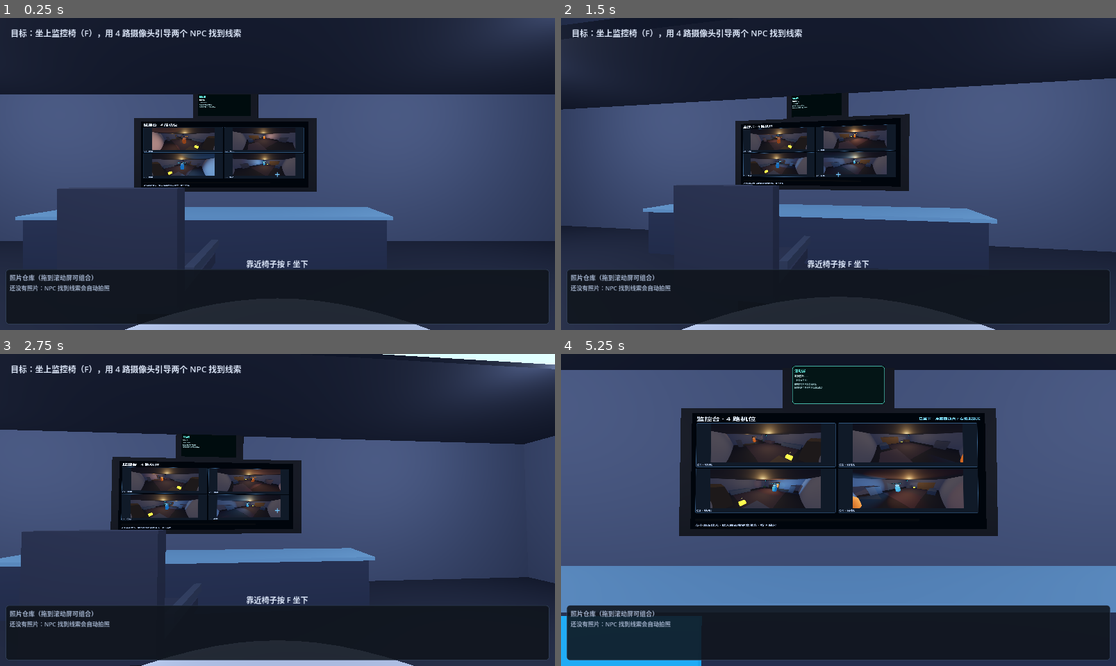
Above: before the commit, frames 1-4 (two rows, left to right).
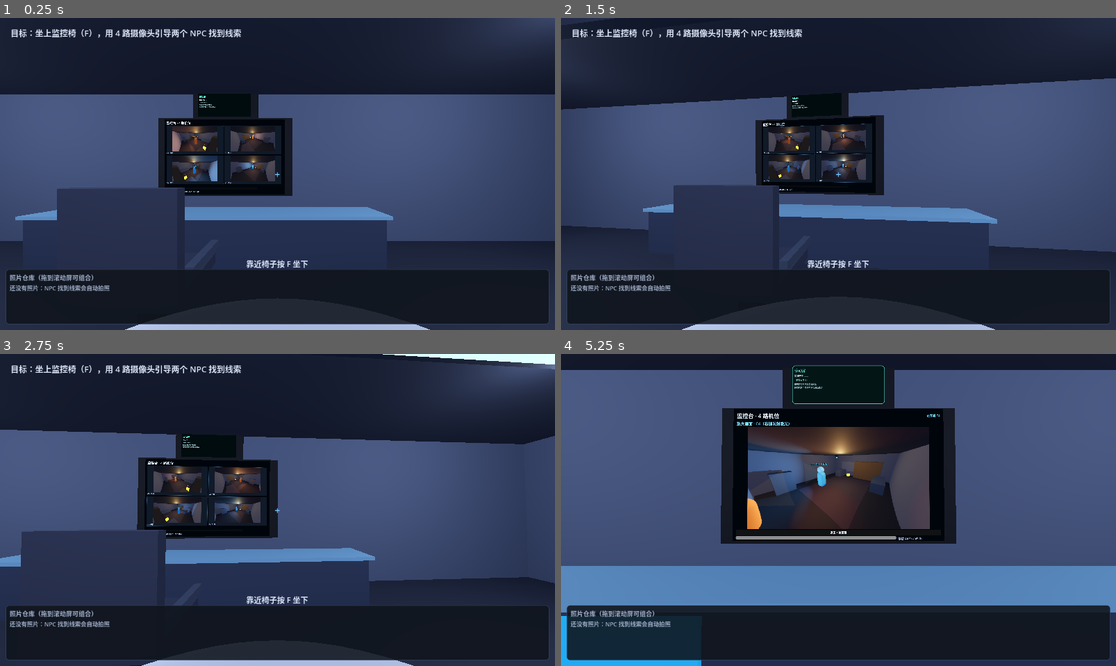
Above: after the commit, the same moments.

Repository: RequieMa/dual-faced-world
Game: Godot game, scene res://scenes/main.tscn
The game is run twice, just before and just after one commit, with the same random seed, the same clock (stepped at 60 frames per second) and the same inputs.
Inputs (mouse positions are in pixels of both pictures, inside the frame that each line leads up to):
- Up to frame 1 (0.25 s): no input
- Up to frame 2 (1.5 s): tap Enter at 0.5 s; move the mouse to (866, 174) at 0.52 s; hold Up from 0.53 s (still down); tap 1 at 0.6 s; click (866, 174) at 0.67 s; tap Space at 0.77 s; move the mouse to (810, 174) at 1.27 s; tap 2 at 1.35 s
- Up to frame 3 (2.75 s): keep holding Up; tap Space at 1.52, 2 s; move the mouse to (288, 503) at 2.02 s; tap 3 at 2.1 s
- Up to frame 4 (5.25 s): tap Enter at 2.75 s; move the mouse to (832, 516) at 2.77 s; tap 4 at 2.85 s; click (832, 516) at 2.92 s; tap Space at 3.02, 3.5, 3.77, 4.52 s; move the mouse to (877, 513) at 3.52 s; tap 0 at 3.6 s; move the mouse to (794, 506) at 4.27 s; tap F at 4.35 s; move the mouse to (866, 510) at 5.02 s; release Up at 5.03 s; hold Down from 5.03 s (still down); tap G at 5.1 s; click (866, 510) at 5.17 s

The runs differ from the first frame. In frame 1, 4.8% of the frame differs, in the area x 24-58%, y 24-58%; in frame 2, 4.4%; in frame 3, 5.2%; in frame 4, 18%, in the area x 21-79%, y 3-61%.

Commit message:
fix: 修正控制室滚动屏 FOV、屏幕比例与线索遮挡

Diff:
--- a/scripts/room_demo/npc_actor.gd
+++ b/scripts/room_demo/npc_actor.gd
@@ -361,7 +361,7 @@
 	if hit.is_empty():
 		return true
 	# 命中点明显在目标之前 = 被挡住；贴脸的端点/地面不算遮挡。
-	return origin.distance_to(hit["position"]) >= distance - 0.05
+	return origin.distance_to(hit["position"]) >= distance - 0.02
 
 
 ## 大部分时间看正前方，间歇性左右/上下扫视，幅度不大。
@@ -447,8 +447,8 @@
 	_spotlight.spot_angle_attenuation = 1.0
 	_spotlight.shadow_enabled = true
 	_spotlight.shadow_bias = 0.02
-	# 从身体前方发光，避免被 NPC 自己的胶囊挡住。
-	_spotlight.position = Vector3(0, 0, -0.45)
+	# 保持在眼位；依靠 body/head/avatar 关闭投影避免自遮挡，避免灯跑进墙里。
+	_spotlight.position = Vector3.ZERO
 	_vision_pivot.add_child(_spotlight)
 
 	# 只画很短的一段锥体做方向提示，避免遮住监控画面；真实遮挡靠 spotlight 阴影。
@@ -532,10 +532,19 @@
 	else:
 		_visual_root.add_child(avatar)
 	_avatar = avatar
+	_disable_shadow_casting(avatar)
 	if _body_mesh != null:
 		_body_mesh.visible = false
 	if _head_mesh != null:
 		_head_mesh.visible = false
+
+
+## avatar 的 GLB 网格也不投影，避免眼位 spotlight 被自身模型挡住。
+func _disable_shadow_casting(node: Node) -> void:
+	if node is MeshInstance3D:
+		(node as MeshInstance3D).cast_shadow = GeometryInstance3D.SHADOW_CASTING_SETTING_OFF
+	for child in node.get_children():
+		_disable_shadow_casting(child)
 
 
 func has_avatar() -> bool:
--- a/scripts/room_demo/room_demo.gd
+++ b/scripts/room_demo/room_demo.gd
@@ -36,10 +36,11 @@
 const SIGNAL_RANGE := 22.0
 
 ## 墙上的物理屏幕（内容来自 SubViewport，不是 2D 覆盖层）。
-const MONITOR_CENTER := Vector3(0, 2.0, -5.81)
-const MONITOR_SIZE := Vector2(3.8, 1.5)
+const MONITOR_CENTER := Vector3(0, 1.95, -5.81)
+# monitor_viewport 是 1280×800（1.6），QuadMesh 必须保持同样比例，避免画面横向拉伸。
+const MONITOR_SIZE := Vector2(2.72, 1.7)
 const SCROLL_CENTER := Vector3(0, 3.12, -5.81)
-const SCROLL_SIZE := Vector2(1.2, 0.5)
+const SCROLL_SIZE := Vector2(1.2, 0.506)
 
 ## 观察室净高 3m；摄像头贴墙装在接近天花板的墙角（y≈2.72），
 ## 俯视房间中心/地面，而不是平视。两台面对面，画面里能看到对面的机位模型。
@@ -528,7 +529,7 @@
 		max_point.x = maxf(max_point.x, screen_point.x)
 		max_point.y = maxf(max_point.y, screen_point.y)
 	var rect := Rect2(min_point, max_point - min_point)
-	if rect.size.x < 10.0 or rect.size.y < 10.0:
+	if rect.size.x < 4.0 or rect.size.y < 4.0:
 		ui.set_scroll_drop_visible(false)
 		return
 	ui.set_scroll_drop_rect(rect)
@@ -634,7 +635,7 @@
 	_add_box(_world, "PillarL", Vector3(0.5, h, 0.5), Vector3(-6.2, h * 0.5, -3.6), trim)
 	_add_box(_world, "PillarR", Vector3(0.5, h, 0.5), Vector3(6.2, h * 0.5, -3.6), trim)
 
-	_add_box(_world, "MonitorBacking", Vector3(4.2, 1.7, 0.08), Vector3(0, 2.0, -5.92),
+	_add_box(_world, "MonitorBacking", Vector3(3.1, 1.8, 0.08), Vector3(0, 1.95, -5.92),
 		Color(0.03, 0.04, 0.06), false)
 	# 滚动屏放到监控屏正上方，保证坐姿 16:9 / 4:3 / 方屏都能看见。
 	_add_box(_world, "ScrollBacking", Vector3(1.5, 0.56, 0.08), Vector3(0, 3.12, -5.92),
--- a/scripts/room_demo/scroll_screen_ui.gd
+++ b/scripts/room_demo/scroll_screen_ui.gd
@@ -11,7 +11,7 @@
 
 
 func setup() -> void:
-	size = Vector2(640, 400)
+	size = Vector2(640, 270)
 	var bg := ColorRect.new()
 	bg.set_anchors_and_offsets_preset(Control.PRESET_FULL_RECT)
 	bg.color = Color(0.02, 0.06, 0.065, 1.0)
--- a/tests/test_room_npc_behavior.gd
+++ b/tests/test_room_npc_behavior.gd
@@ -7,7 +7,7 @@
 
 const MAIN_SCENE := "res://scenes/main.tscn"
 const NPC_SCRIPT := "res://scripts/room_demo/npc_actor.gd"
-const EXPECTED_CHECKS := 27
+const EXPECTED_CHECKS := 31
 
 var _failures: Array[String] = []
 var _checks: int = 0
@@ -37,6 +37,21 @@
 	_check("坐下后滚动屏在视野内",
 		seated_camera.is_position_in_frustum(Vector3(0, 3.12, -5.81)),
 		str(seated_camera.global_transform))
+	var monitor_mesh := demo.find_child("MonitorScreen", true, false) as MeshInstance3D
+	var monitor_quad := monitor_mesh.mesh as QuadMesh if monitor_mesh != null else null
+	_check("监控屏与 viewport 同比例",
+		monitor_quad != null and is_equal_approx(monitor_quad.size.x / monitor_quad.size.y,
+			float(demo.monitor_viewport.size.x) / float(demo.monitor_viewport.size.y)),
+		"" if monitor_quad == null else "quad=%.3f" % (monitor_quad.size.x / monitor_quad.size.y))
+	_check("滚动屏 UI 高度适配 viewport",
+		is_equal_approx(demo.scroll_ui.size.y, float(demo.scroll_viewport.size.y)),
+		"ui=%.1f viewport=%d" % [demo.scroll_ui.size.y, demo.scroll_viewport.size.y])
+	demo.tick(0.1)
+	var scroll_drop = demo.ui._scroll_drop as Control
+	_check("滚动屏拖放区可见", scroll_drop != null and scroll_drop.visible)
+	_check("滚动屏拖放区有有效矩形",
+		scroll_drop != null and scroll_drop.get_global_rect().size.x > 10.0,
+		"" if scroll_drop == null else str(scroll_drop.get_global_rect()))
 	demo.set_seated(false)
 
 	# 3) 视锥是 spotlight，带阴影、角度/距离收小。
